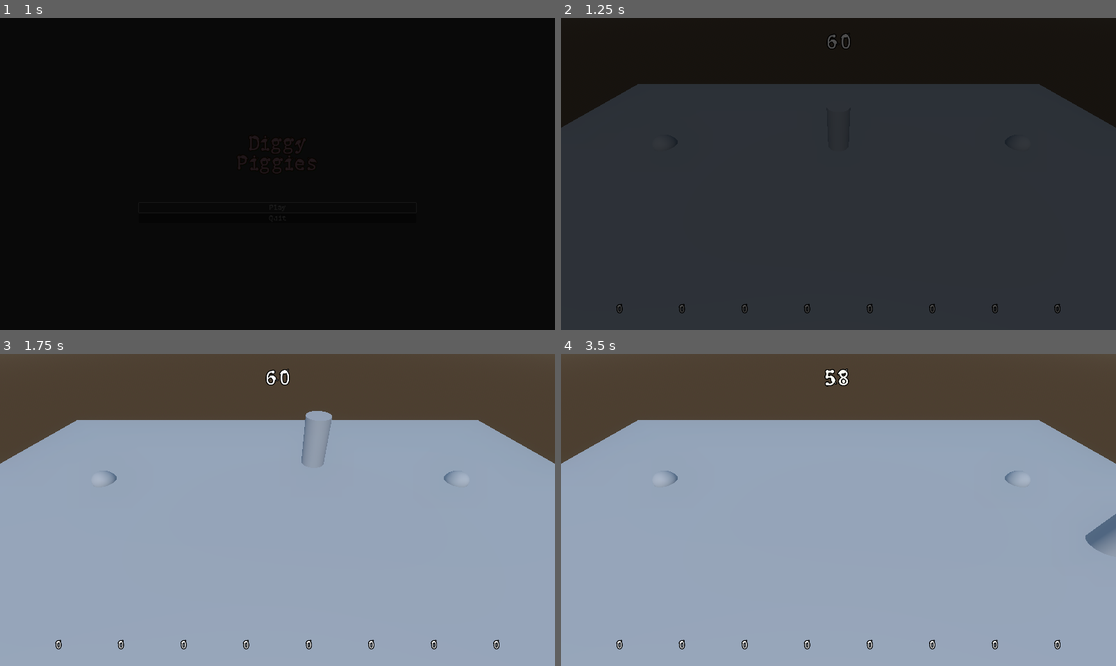
Above: before the commit, frames 1-4 (two rows, left to right).
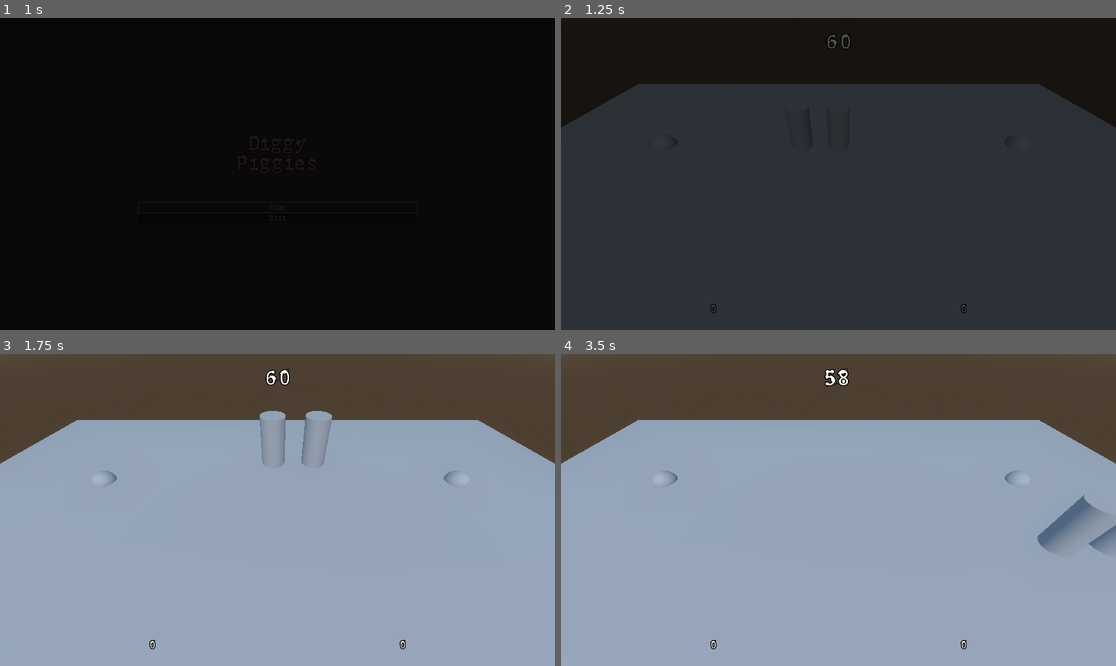
Above: after the commit, the same moments.

Repository: 80hdgames/GGJ-2023
Game: Godot game, scene res://Scenes/Start.tscn
The game is run twice, just before and just after one commit, with the same random seed, the same clock (stepped at 60 frames per second) and the same inputs.
Inputs:
- Up to frame 1 (1 s): click "Play" at 0.5 s
- Up to frame 2 (1.25 s): no input
- Up to frame 3 (1.75 s): tap Enter (ui_accept) at 1.25, 1.52 s; hold Right (ui_right) from 1.28 s (still down); tap Shift (desktop1_boost) at 1.35 s
- Up to frame 4 (3.5 s): release Right (ui_right) at 2.03 s; hold Down (ui_down) 2.03-2.78 s; tap Shift (desktop1_boost) at 2.1, 2.85 s; tap Enter (ui_accept) at 2.27 s; hold Right (ui_right) from 2.78 s (still down)

Frame 1 is identical in both runs. In frame 2, 0.2% of the frame differs, in the area x 10-90%, y 91-95%; in frame 3, 0.6%; in frame 4, 1.4%, in the area x 9-100%, y 44-95%.

Commit message:
Player HUD function
-player huds (HUDPlayer.gd) are instantiated, via HUDGame.gd, based on players in scene
-player huds update when pickups are acquired
-added point value variable to Pickup.gd
-added a 2nd piggy to game scene

Diff:
--- a/GGJ-2023-Project/Scenes/Game.tscn
+++ b/GGJ-2023-Project/Scenes/Game.tscn
@@ -53,6 +53,9 @@
 
 [node name="Piggy" parent="." instance=ExtResource("1_j5dkk")]
 
+[node name="Piggy-2" parent="." instance=ExtResource("1_j5dkk")]
+transform = Transform3D(1, 0, 0, 0, 1, 0, 0, 0, 1, -1.75756, 0, 0)
+
 [node name="WorldEnvironment" type="WorldEnvironment" parent="."]
 environment = SubResource("Environment_t4l8o")
 
--- a/GGJ-2023-Project/Scenes/Prefabs/UI/HUDGame.tscn
+++ b/GGJ-2023-Project/Scenes/Prefabs/UI/HUDGame.tscn
@@ -1,15 +1,16 @@
 [gd_scene load_steps=3 format=3 uid="uid://ba1ip7dc01xlf"]
 
 [ext_resource type="PackedScene" uid="uid://2mw25uht0anl" path="res://Scenes/Prefabs/UI/HUDTimer.tscn" id="1_5ygfs"]
-[ext_resource type="PackedScene" uid="uid://bgq837lqfy5eh" path="res://Scenes/Prefabs/UI/HUDPlayer.tscn" id="1_v8ofh"]
+[ext_resource type="Script" path="res://Scripts/UI/HUDGame.gd" id="1_evxo7"]
 
-[node name="HUDGame" type="Control"]
+[node name="HUDGame" type="Control" groups=["HUD"]]
 layout_mode = 3
 anchors_preset = 15
 anchor_right = 1.0
 anchor_bottom = 1.0
 grow_horizontal = 2
 grow_vertical = 2
+script = ExtResource("1_evxo7")
 
 [node name="Margin" type="Control" parent="."]
 layout_mode = 1
@@ -28,27 +29,3 @@
 anchor_bottom = 1.0
 grow_horizontal = 2
 grow_vertical = 2
-
-[node name="HUDPlayer" parent="Margin/HBoxContainer" instance=ExtResource("1_v8ofh")]
-layout_mode = 2
-
-[node name="HUDPlayer-2" parent="Margin/HBoxContainer" instance=ExtResource("1_v8ofh")]
-layout_mode = 2
-
-[node name="HUDPlayer-3" parent="Margin/HBoxContainer" instance=ExtResource("1_v8ofh")]
-layout_mode = 2
-
-[node name="HUDPlayer-4" parent="Margin/HBoxContainer" instance=ExtResource("1_v8ofh")]
-layout_mode = 2
-
-[node name="HUDPlayer-5" parent="Margin/HBoxContainer" instance=ExtResource("1_v8ofh")]
-layout_mode = 2
-
-[node name="HUDPlayer-6" parent="Margin/HBoxContainer" instance=ExtResource("1_v8ofh")]
-layout_mode = 2
-
-[node name="HUDPlayer-7" parent="Margin/HBoxContainer" instance=ExtResource("1_v8ofh")]
-layout_mode = 2
-
-[node name="HUDPlayer-8" parent="Margin/HBoxContainer" instance=ExtResource("1_v8ofh")]
-layout_mode = 2
--- a/GGJ-2023-Project/Scenes/Prefabs/UI/HUDPlayer.tscn
+++ b/GGJ-2023-Project/Scenes/Prefabs/UI/HUDPlayer.tscn
@@ -1,4 +1,6 @@
-[gd_scene format=3 uid="uid://bgq837lqfy5eh"]
+[gd_scene load_steps=2 format=3 uid="uid://bgq837lqfy5eh"]
+
+[ext_resource type="Script" path="res://Scripts/UI/HUDPlayer.gd" id="1_c2n5c"]
 
 [node name="HUDPlayer" type="Control"]
 layout_mode = 3
@@ -9,6 +11,7 @@
 grow_vertical = 2
 size_flags_horizontal = 3
 size_flags_vertical = 3
+script = ExtResource("1_c2n5c")
 
 [node name="Label" type="Label" parent="."]
 layout_mode = 1
--- a/GGJ-2023-Project/Scripts/Constants.gd
+++ b/GGJ-2023-Project/Scripts/Constants.gd
@@ -1,5 +1,6 @@
 class_name Constants
 
 const PLAYER_NODE_GROUP = "Player"
+const HUD_NODE_GROUP = "HUD"
 
 const TITLE_SCREEN_SCENE = "res://Scenes/Start.tscn"
--- a/GGJ-2023-Project/Scripts/Pickup.gd
+++ b/GGJ-2023-Project/Scripts/Pickup.gd
@@ -1,6 +1,9 @@
 extends Area3D
 
+@export var pointValue :int = 1
+
 const PLAYER_NODE_GROUP = Constants.PLAYER_NODE_GROUP
+const HUD_NODE_GROUP = Constants.HUD_NODE_GROUP
 const SoundType = SfxManager.SoundType
 
 
@@ -10,8 +13,9 @@
 
 func _on_body_entered(body):
 	if body.is_in_group(PLAYER_NODE_GROUP):
-		_collect()
+		_collect(body)
 
 
-func _collect():
+func _collect(body):
+	get_tree().call_group(HUD_NODE_GROUP, "add_points", body, pointValue)
 	queue_free()
--- /dev/null
+++ b/GGJ-2023-Project/Scripts/UI/HUDGame.gd
@@ -0,0 +1,20 @@
+extends Control
+
+const PLAYER_NODE_GROUP = Constants.PLAYER_NODE_GROUP
+const HUD_PLAYER = preload("res://Scenes/Prefabs/UI/HUDPlayer.tscn")
+
+var playerHudLookup :Dictionary = {}
+@onready var hudParent = $Margin/HBoxContainer
+
+
+func _ready():
+	var players = get_tree().get_nodes_in_group(PLAYER_NODE_GROUP)
+	for player in players:
+		var hud = HUD_PLAYER.instantiate()
+		playerHudLookup[player] = hud
+		hudParent.add_child(hud)
+	pass
+
+
+func add_points(player :CharacterBody3D, amount :int):
+	playerHudLookup[player].add_points(amount)
--- /dev/null
+++ b/GGJ-2023-Project/Scripts/UI/HUDPlayer.gd
@@ -0,0 +1,9 @@
+extends Control
+
+var _points :int = 0
+@onready var pointsLabel :Label = $Label
+
+
+func add_points(amount :int):
+	_points += amount
+	pointsLabel.text = str(_points)
--- a/GGJ-2023-Project/Scripts/UI/HUDTimer.gd
+++ b/GGJ-2023-Project/Scripts/UI/HUDTimer.gd
@@ -3,7 +3,7 @@
 const SoundType = SfxManager.SoundType
 
 @onready var timer :Timer = $Timer
-@onready var _startValue :int = timer.wait_time
+@onready var _startValue :int = int(timer.wait_time)
 @onready var lastValue :int = _startValue
 
 
